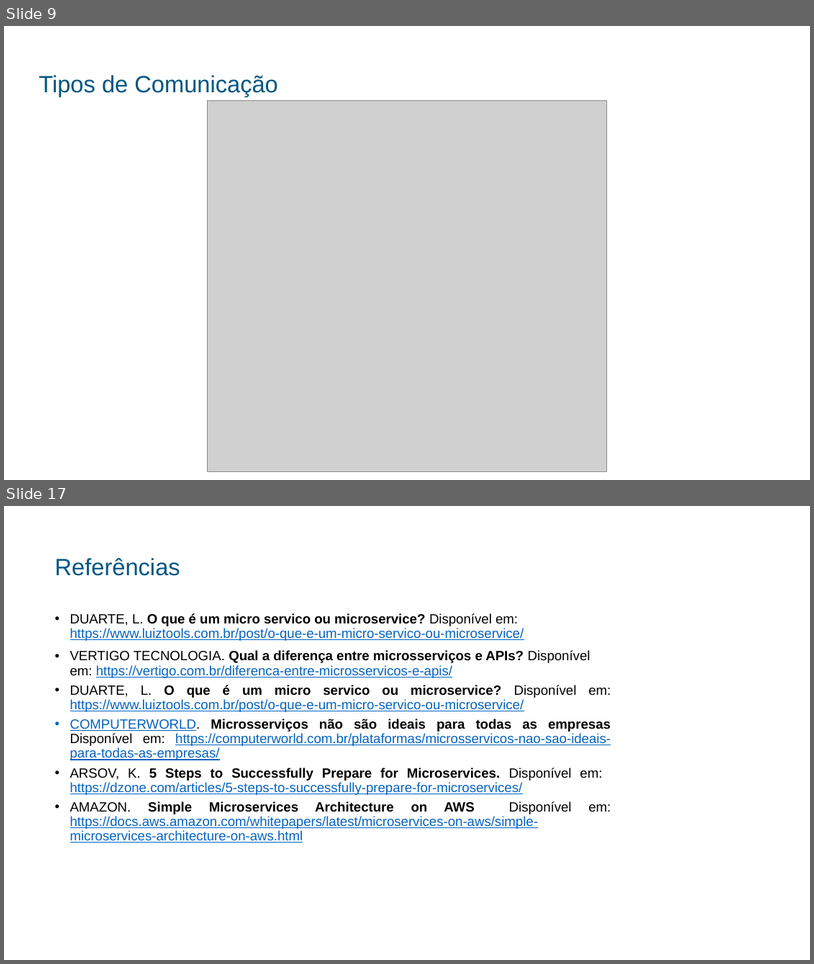
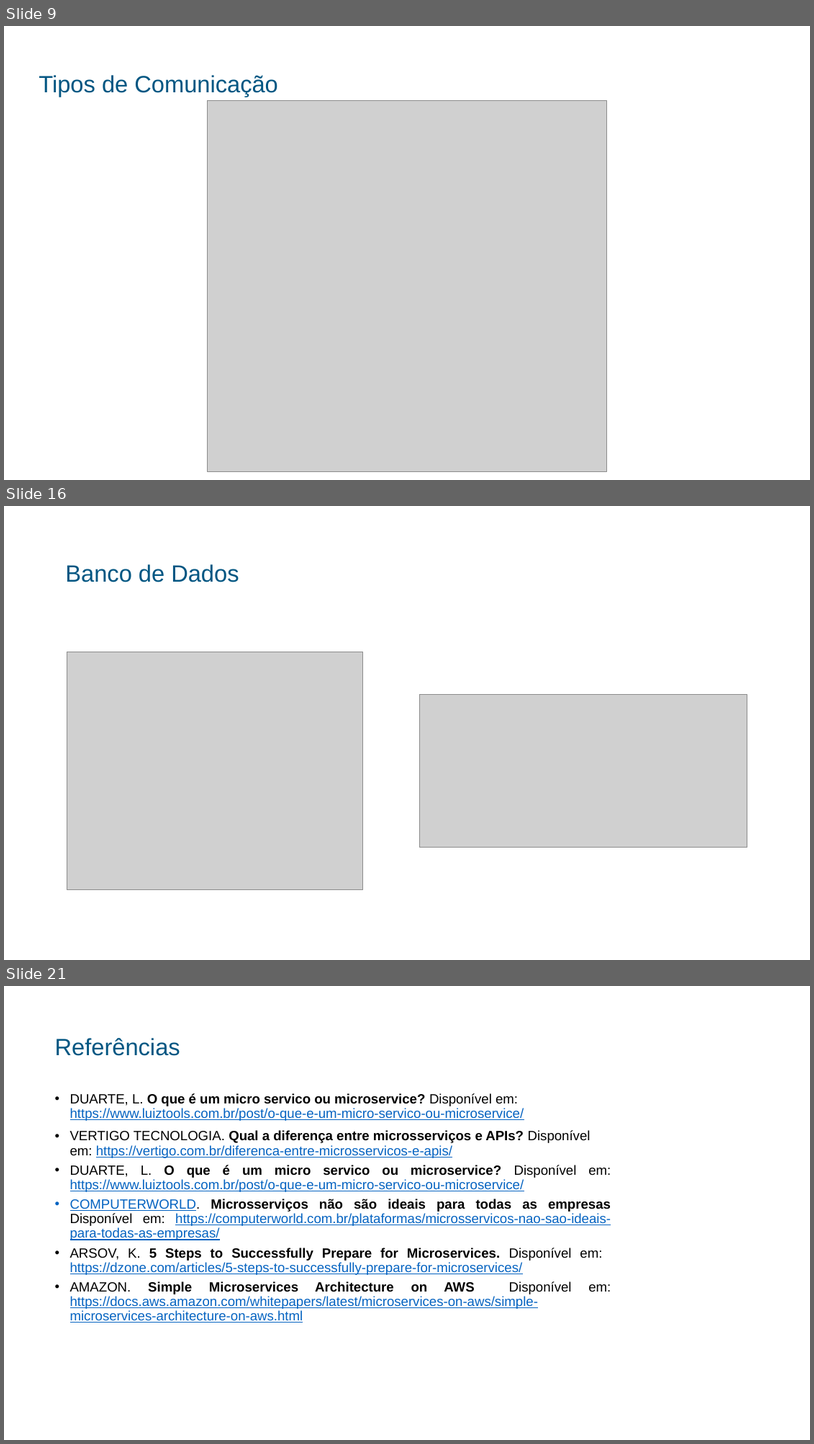
Before and after one commit to alexandrepeluchi/trabalho-diplomacao, a slide deck: Documentos/Apresentação Power Point/Apresentação do TD - Alexandre Peluchi.pptx. Shown one above the other, each under a label of ours: slides 9 and 17 before the commit, slides 9, 16 and 21 after it; the slides between them are not shown. The pictures are 814x964 and 814x1444 pixels, drawn with LibreOffice and Linux fonts; fonts in the diff are those of the drawing; grey boxes stand for pictures. Boxes give left, top, right and bottom in pixels: in the first picture for what was removed or moved away, otherwise in the second. Text is boxed around its words. In the diff, an @@ line names an element or a change of style, - is before the commit and + after.

```diff
--- a/Documentos/Apresentação Power Point/Apresentação do TD - Alexandre Peluchi.pptx
+++ b/Documentos/Apresentação Power Point/Apresentação do TD - Alexandre Peluchi.pptx
@@ slide 16 added at (x1=4, y1=506, x2=810, y2=960), background #FFFFFF @@
@@ title added at (x1=65, y1=564, x2=239, y2=582), 28 pt, text #025682 @@
+Banco de Dados
@@ picture added at (x1=67, y1=651, x2=363, y2=890) @@
@@ picture added at (x1=420, y1=694, x2=748, y2=847) @@
@@ what was slide 17 is now slide 21 @@
```
Also in this commit, not shown: 11 slides changed, 5 other slides added, 2 slides removed, 1 other file.
